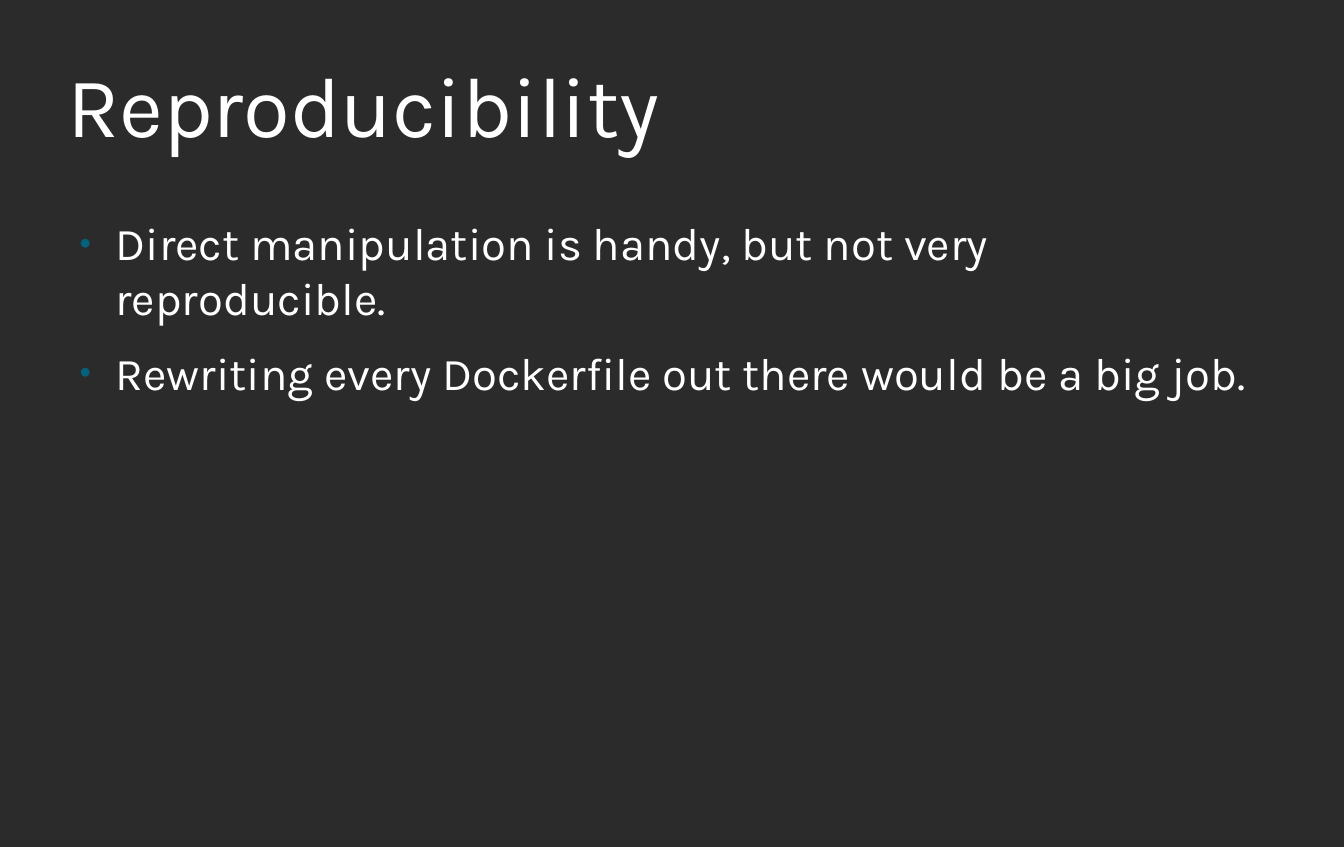
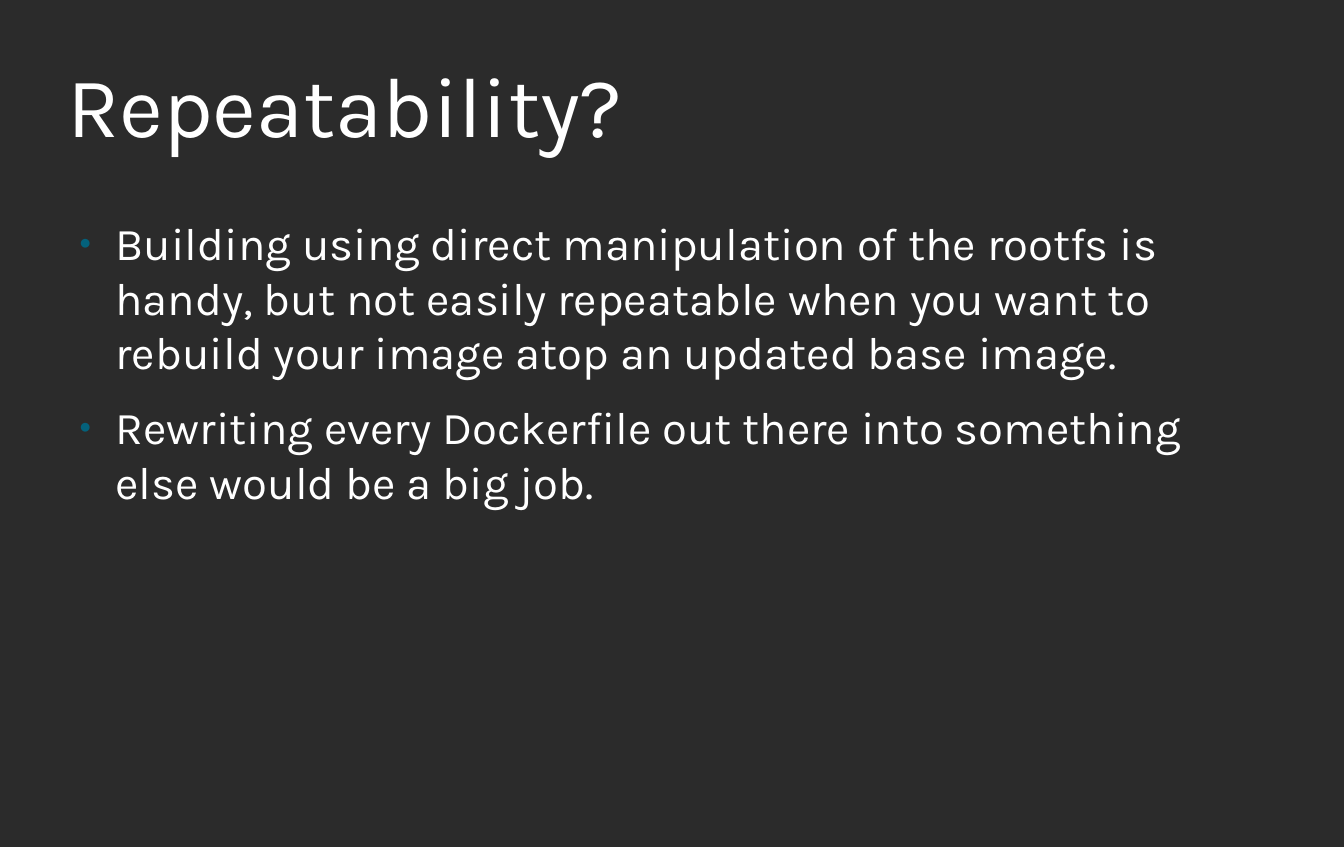
Before and after one commit to nalind/devconf.us-2018, a slide deck: slide 24 of images.odp (slide 21 before the commit). Drawn at 1344x847 pixels with LibreOffice and Linux fonts; fonts in the diff are those of the drawing; background and template pictures are left out; a plain dark background stands for a picture behind light text. Boxes give left, top, right and bottom in pixels: in the first picture for what was removed or moved away, otherwise in the second. Text is boxed around its words. In the diff, an @@ line names an element or a change of style, - is before the commit and + after.

```diff
--- a/images.odp
+++ b/images.odp
@@ title at (67,78,622,158): text changed @@
-Reproducibility
+Repeatability?
@@ text at (115,228,1181,510): text changed @@
-● Direct manipulation is handy, but not very reproducible.
-● Rewriting every Dockerfile out there would be a big job.
+● Building using direct manipulation of the rootfs is handy, but not easily repeatable when you want to rebuild your image atop an updated base image.
+● Rewriting every Dockerfile out there into something else would be a big job.
```
Also in this commit, not shown: 18 other slides changed, 5 slides added, 2 slides removed.
